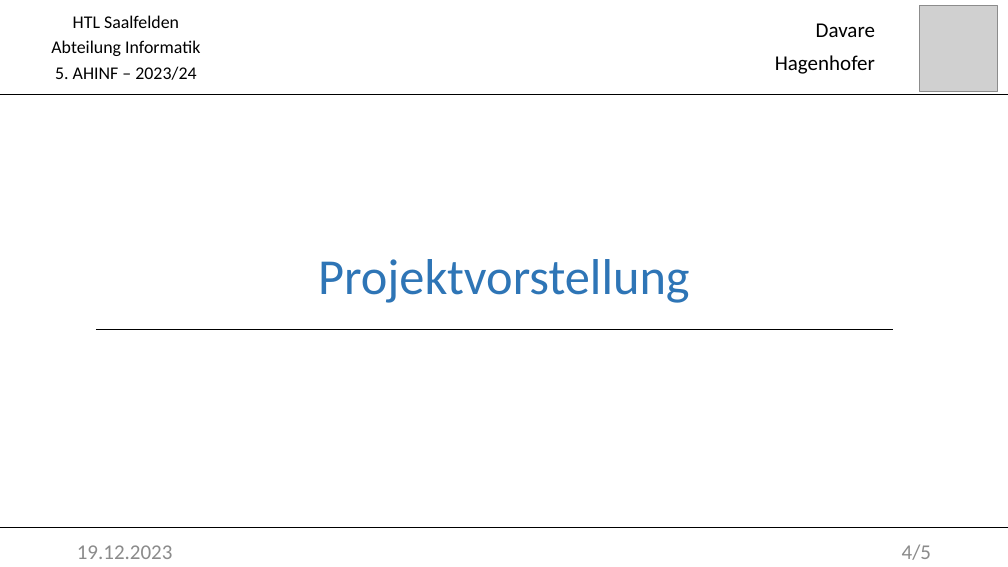
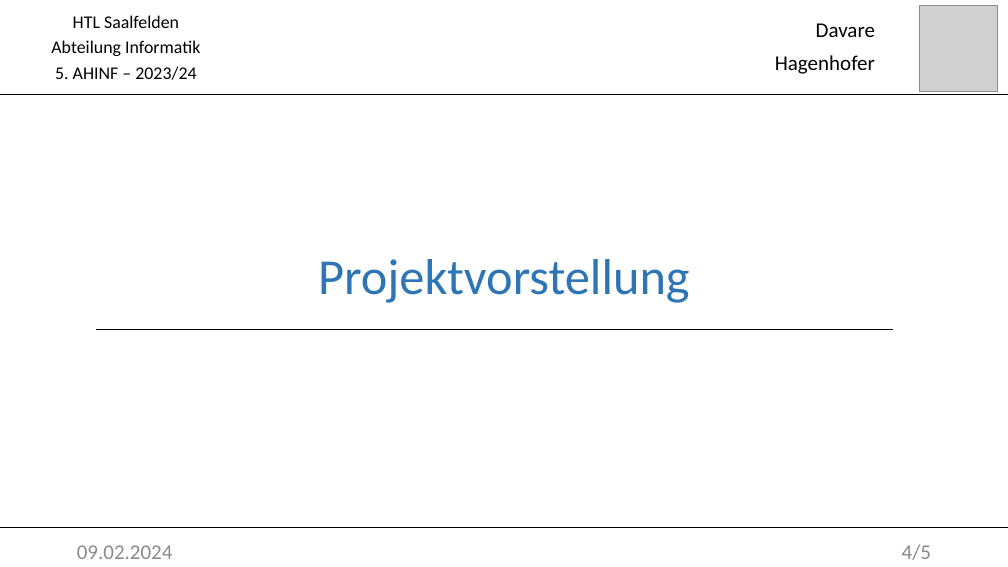
Before and after one commit to DavareDavare/GCM, a slide deck: slide 4 of Praesentation0802.pptx. Drawn at 1008x567 pixels with LibreOffice and Linux fonts; fonts in the diff are those of the drawing; grey boxes stand for pictures. Boxes give left, top, right and bottom in pixels: in the first picture for what was removed or moved away, otherwise in the second. Text is boxed around its words. In the diff, an @@ line names an element or a change of style, - is before the commit and + after.

```diff
--- a/Praesentation0802.pptx
+++ b/Praesentation0802.pptx
@@ text at [77,545,173,559]: text changed @@
-19.12.2023
+09.02.2024
```
Also in this commit, not shown: 7 other slides changed, 5 slides added, 38 other files.
